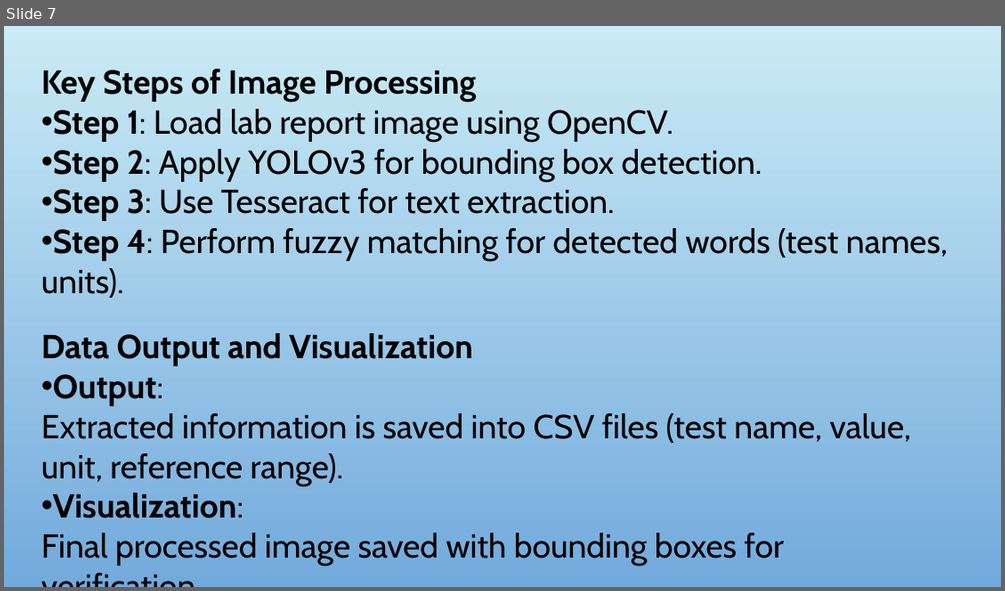
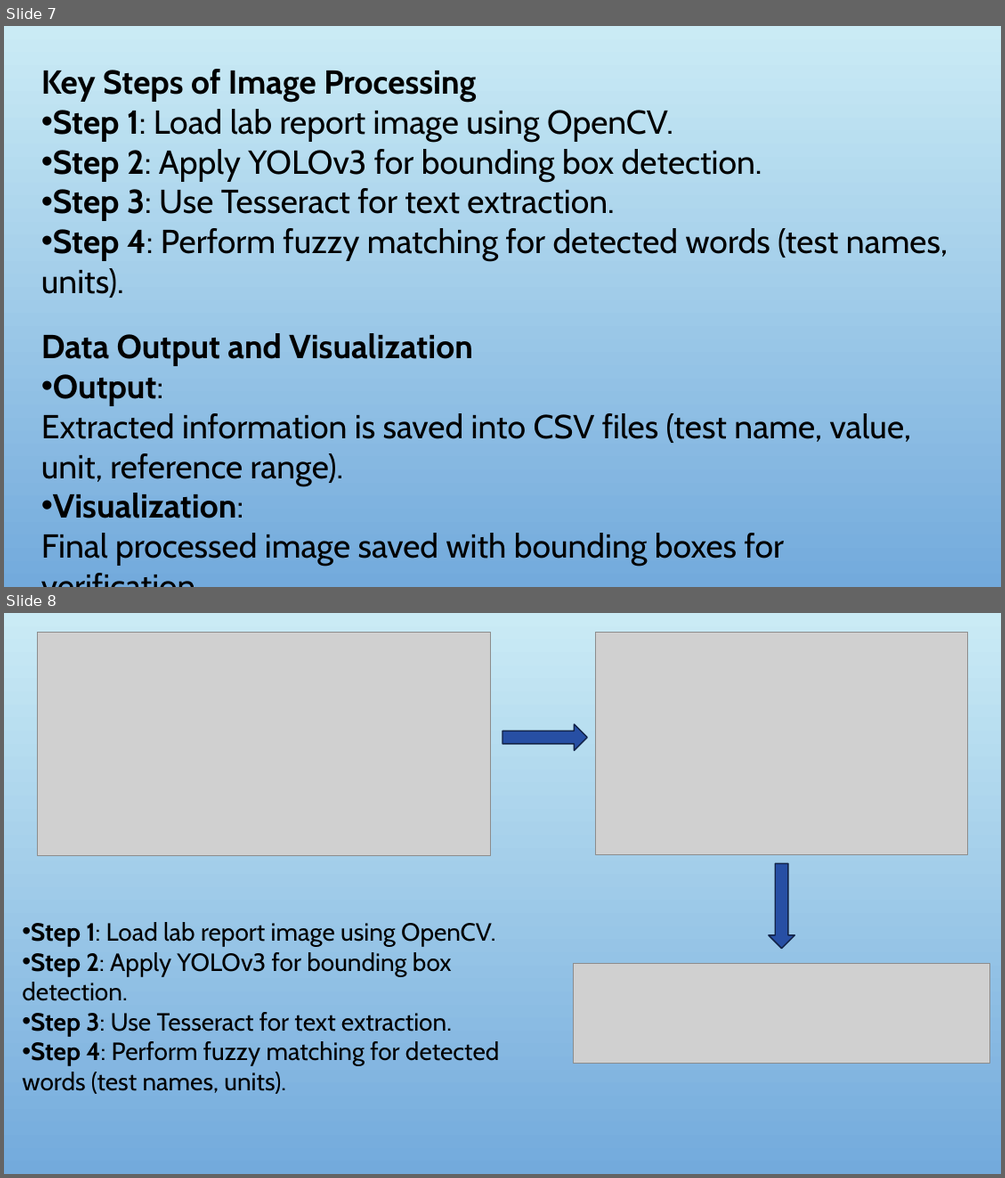
Before and after one commit to Hemamagam/Project-_10_AWS, a slide deck: OCR_Project/Project _10_AWS.pptx. Shown one above the other, each under a label of ours: slide 7 before the commit, slides 7 and 8 after it. The pictures are 1005x591 and 1005x1178 pixels, drawn with LibreOffice and Linux fonts; fonts in the diff are those of the drawing; grey boxes stand for pictures; background and template pictures are left out. Boxes give left, top, right and bottom in pixels: in the first picture for what was removed or moved away, otherwise in the second. Text is boxed around its words. In the diff, an @@ line names an element or a change of style, - is before the commit and + after.

```diff
--- a/OCR_Project/Project _10_AWS.pptx
+++ b/OCR_Project/Project _10_AWS.pptx
@@ slide 8 added at (4, 613, 1001, 1174), background picture (left out) @@
@@ picture added at (38, 632, 491, 855) @@
@@ picture added at (596, 632, 968, 854) @@
@@ right arrow added at (502, 724, 587, 751), fill #274FA4, outline #112348 1.25 pt @@
@@ right arrow added at (769, 863, 794, 948), fill #274FA4, outline #112348 1.25 pt @@
@@ text added at (22, 922, 499, 1094), 24 pt, text #000000 @@
+• Step 1: Load lab report image using OpenCV.
+• Step 2: Apply YOLOv3 for bounding box detection.
+• Step 3: Use Tesseract for text extraction.
+• Step 4: Perform fuzzy matching for detected words (test names, units).
@@ picture added at (573, 964, 990, 1063) @@
```
Also in this commit, not shown: 2 slides changed, 3 other slides added, 1 slide removed.
